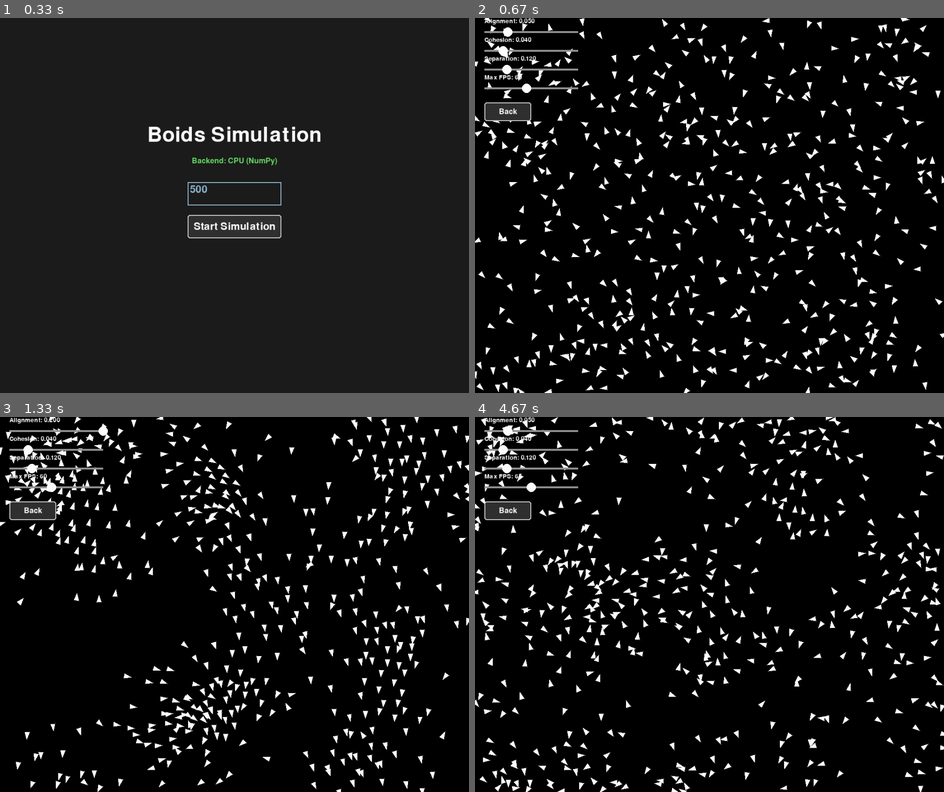
Above: before the commit, frames 1-4 (two rows, left to right).
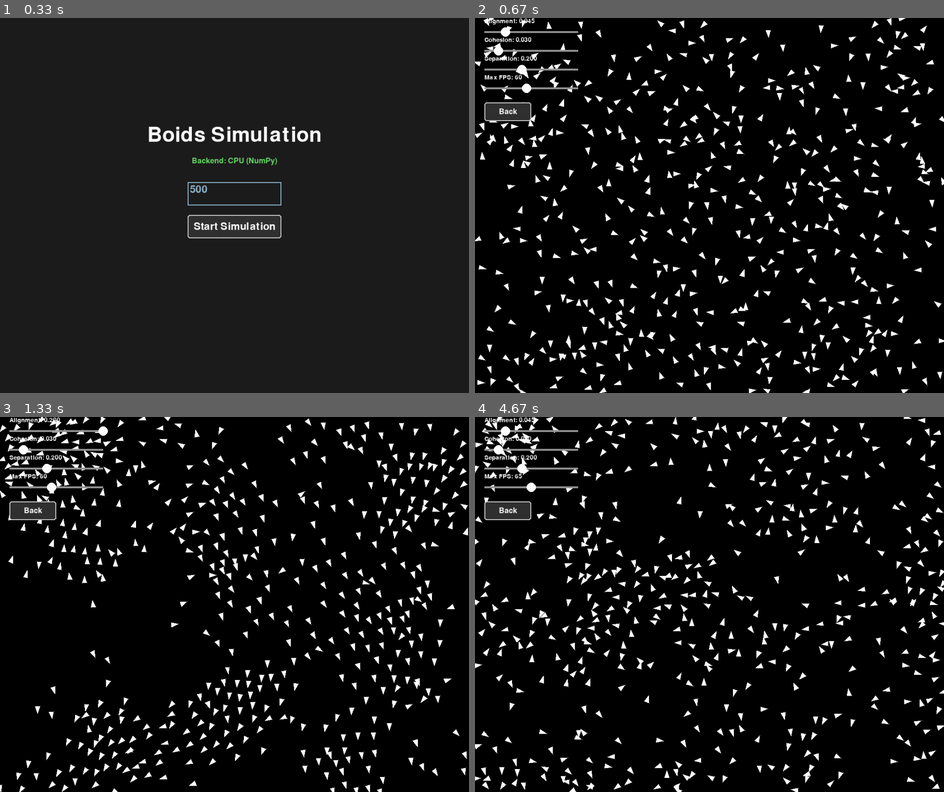
Above: after the commit, the same moments.

Repository: z-Ash-z/Boids_algorithm
Game: pygame game, started from Runner.py
Same seed, same stepped clock (60 frames per second), same inputs: the game is played once before the commit and once after it.
Inputs (mouse positions are in pixels of both pictures, inside the frame that each line leads up to):
- Up to frame 1 (0.33 s): no input
- Up to frame 2 (0.67 s): press the mouse at (709, 228) at 0.37 s; move the mouse to (714, 273) at 0.47 s; release the mouse at (723, 318) at 0.6 s
- Up to frame 3 (1.33 s): press the mouse at (56, 432) at 0.7 s; move the mouse to (60, 570) at 0.8 s; release the mouse at (70, 713) at 0.93 s; press the mouse at (56, 432) at 1.03 s; move the mouse to (98, 488) at 1.13 s; release the mouse at (136, 544) at 1.27 s
- Up to frame 4 (4.67 s): press the mouse at (507, 510) at 1.37 s; move the mouse to (592, 495) at 1.47 s; release the mouse at (671, 484) at 1.6 s; press the mouse at (709, 593) at 1.7 s; move the mouse to (639, 537) at 1.8 s; release the mouse at (568, 477) at 1.93 s; press the mouse at (709, 593) at 2.03 s; move the mouse to (667, 664) at 2.13 s; release the mouse at (625, 739) at 2.27 s; press the mouse at (709, 627) at 2.37 s; move the mouse to (671, 552) at 2.47 s; release the mouse at (634, 484) at 2.6 s; press the mouse at (531, 450) at 2.7 s; move the mouse to (564, 477) at 2.8 s; release the mouse at (596, 507) at 2.93 s; press the mouse at (507, 510) at 3.03 s; move the mouse to (690, 522) at 3.13 s; release the mouse at (873, 529) at 3.27 s; press the mouse at (709, 593) at 3.37 s; move the mouse to (718, 649) at 3.47 s; release the mouse at (728, 705) at 3.6 s; press the mouse at (709, 593) at 3.7 s; move the mouse to (686, 653) at 3.8 s; release the mouse at (657, 717) at 3.93 s; press the mouse at (709, 627) at 4.03 s; move the mouse to (732, 612) at 4.13 s; release the mouse at (756, 600) at 4.27 s; click (531, 488) at 4.38 s

Frame 1 is identical in both runs. In frame 2, 11% of the frame differs, in the area x 0-100%, y 0-100%; in frame 3, 13%; in frame 4, 13%.

Commit message:
feat: Update boid steering parameters for improved simulation dynamics

Diff:
--- a/Runner.py
+++ b/Runner.py
@@ -39,9 +39,9 @@
 
     # --- Simulation UI ---
     # Sliders for Alignment, Cohesion, Separation (Reynolds Steering)
-    slider_align = Slider(20, 20, 200, 20, 0.0, 0.20, 0.05, "Alignment")
-    slider_coh = Slider(20, 60, 200, 20, 0.0, 0.20, 0.04, "Cohesion")
-    slider_sep = Slider(20, 100, 200, 20, 0.0, 0.50, 0.12, "Separation")
+    slider_align = Slider(20, 20, 200, 20, 0.0, 0.20, 0.045, "Alignment")
+    slider_coh = Slider(20, 60, 200, 20, 0.0, 0.20, 0.03, "Cohesion")
+    slider_sep = Slider(20, 100, 200, 20, 0.0, 0.50, 0.20, "Separation")
     # FPS Slider: 10 to 120 FPS, default 60 (integer)
     slider_fps = Slider(20, 140, 200, 20, 10, 120, 60, "Max FPS", is_int=True)
 
--- a/Utils/Boids.py
+++ b/Utils/Boids.py
@@ -41,12 +41,12 @@
 
         # Flocking perception & force parameters (Reynolds Steering)
         self.ALIGNMENT_RADIUS = 100.0
-        self.COHESION_RADIUS = 180.0
-        self.SEPERATION_RADIUS = 35.0
+        self.COHESION_RADIUS = 150.0
+        self.SEPERATION_RADIUS = 32.0
 
-        self.MAX_ALIGNMENT_FORCE = 0.05
-        self.MAX_COHESION_FORCE = 0.04
-        self.MAX_SEPERATION_FORCE = 0.12
+        self.MAX_ALIGNMENT_FORCE = 0.045
+        self.MAX_COHESION_FORCE = 0.03
+        self.MAX_SEPERATION_FORCE = 0.20
 
         # Aerodynamic speed limits
         self.MIN_SPEED = 1.5
@@ -146,12 +146,12 @@
         steer_coh = xp.where(counts_coh > 0, desired_coh - vel, 0.0)
         steer_coh = self._limit_magnitude(xp, steer_coh, self.MAX_COHESION_FORCE)
 
-        # --- Separation (Reynolds Steering: smooth inverse-distance repulsion) ---
+        # --- Separation (Reynolds Steering: smooth boundary falloff + close-range repulsion) ---
         # Separation checks 360 degrees to prevent rear/blind-spot collisions
         mask_sep = (dist < self.SEPERATION_RADIUS) & (dist > 1e-4)
         counts_sep = mask_sep.sum(axis=1, keepdims=True)
-        # Weight force smoothly by inverse distance: 1 / max(dist, 0.01)
-        inv_dist_weight = xp.where(mask_sep, 1.0 / xp.maximum(dist, 1e-2), 0.0)
+        # Smooth falloff: (1 - d/R) / d ensures force gracefully decays to 0 at boundary
+        inv_dist_weight = xp.where(mask_sep, (1.0 - dist / self.SEPERATION_RADIUS) / xp.maximum(dist, 1.0), 0.0)
         repel_force = (diff * inv_dist_weight[:, :, None]).sum(axis=1)
         repel_mag = xp.linalg.norm(repel_force, axis=1, keepdims=True)
         desired_sep = (repel_force / xp.maximum(repel_mag, 1e-6)) * self.MAX_SPEED
